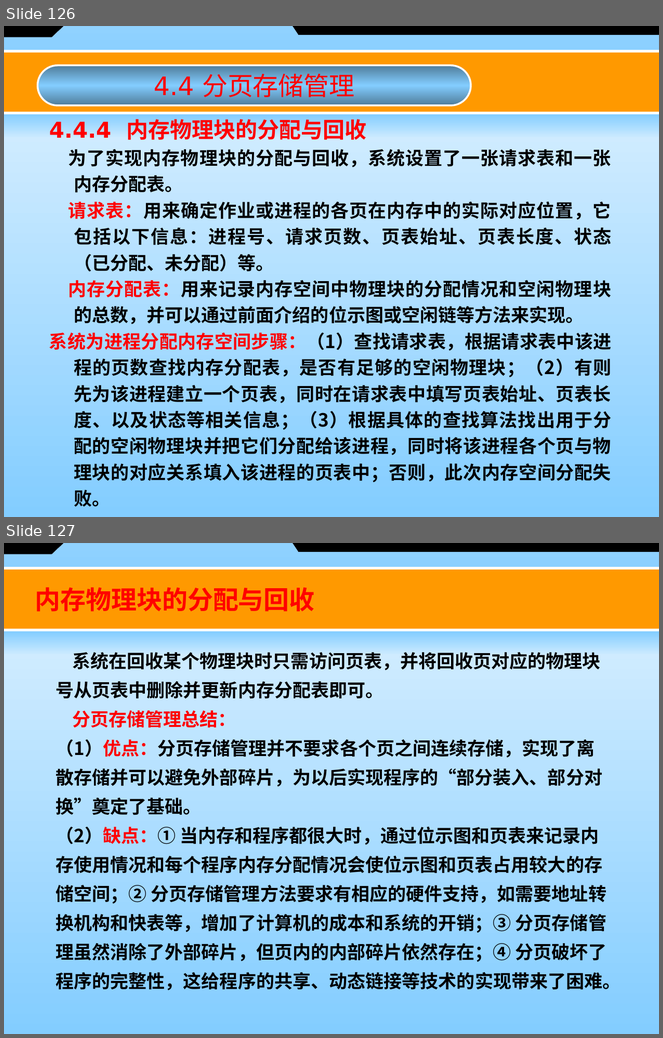
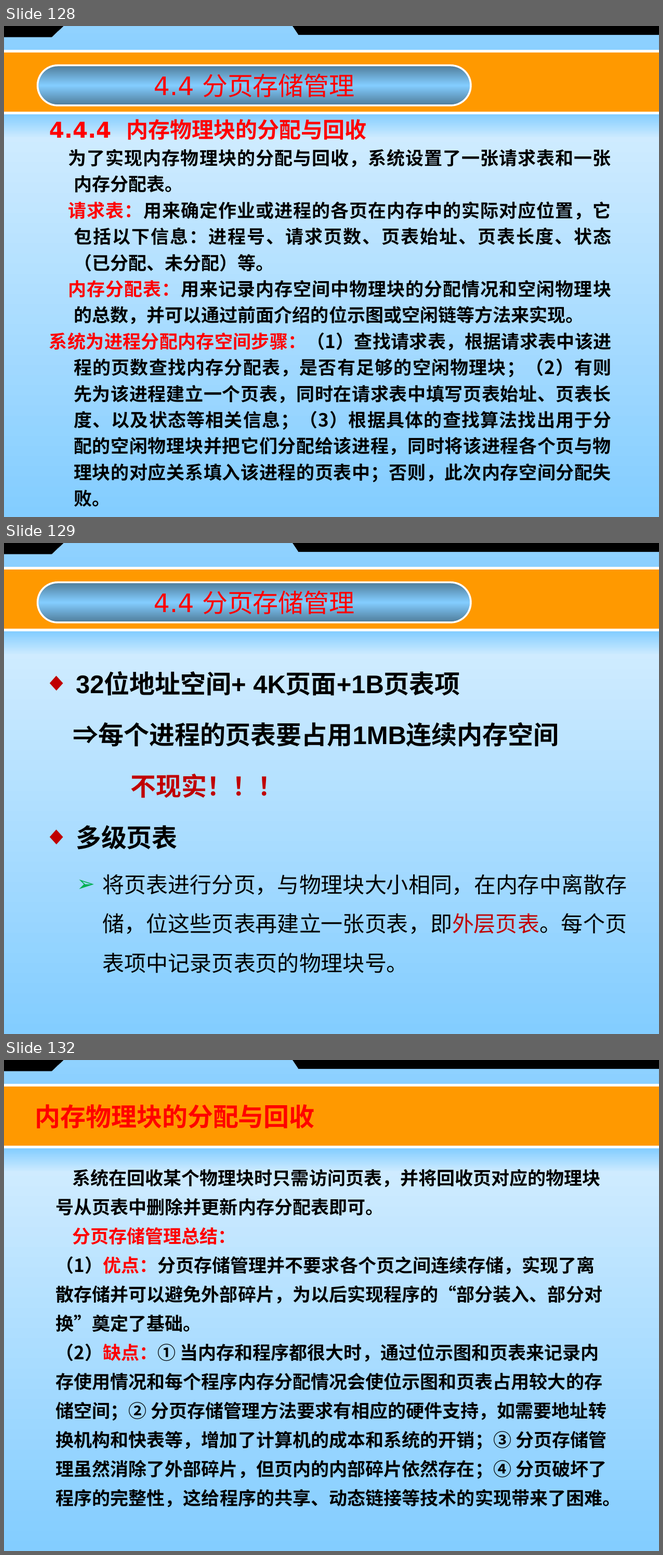
Before and after one commit to zeemeil/zeemeil.github.io, a slide deck: files/2025_2_OS/0930_OS_ch4_memory.pptx. Shown one above the other, each under a label of ours: slides 126 and 127 before the commit, slides 128, 129 and 132 after it; the slides between them are not shown. The pictures are 663x1038 and 663x1555 pixels, drawn with LibreOffice and Linux fonts; fonts in the diff are those of the drawing. Boxes give left, top, right and bottom in pixels: in the first picture for what was removed or moved away, otherwise in the second. Text is boxed around its words. In the diff, an @@ line names an element or a change of style, - is before the commit and + after.

```diff
--- a/files/2025_2_OS/0930_OS_ch4_memory.pptx
+++ b/files/2025_2_OS/0930_OS_ch4_memory.pptx
@@ slide 129 added at (x1=4, y1=543, x2=659, y2=1034), background #000000; not listed: 6 template elements that a slide beside it also shows @@
@@ rounded rectangle added at (x1=37, y1=583, x2=470, y2=622), fill gradient #6AA5CD to #83CDFF, outline #FFFFFF 2 pt, 28 pt, text #FF0000 @@
+4.4 分页存储管理
@@ text added at (x1=73, y1=673, x2=627, y2=974), 24 pt, text #000000 @@
+  ◆ 32位地址空间+ 4K页面+1B页表项
+  ⇒每个进程的页表要占用1MB连续内存空间
+  不现实！！！
+  ◆ 多级页表
+        ➢ 将页表进行分页，与物理块大小相同，在内存中离散存储，位这些页表再建立一张页表，即外层页表。每个页表项中记录页表页的物理块号。
@@ what was slide 126 is now slide 128 @@
@@ what was slide 127 is now slide 132 @@
```
Also in this commit, not shown: 1 slide changed, 5 other slides added, 4 other files.
